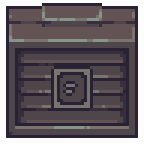
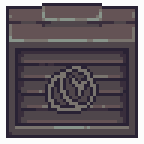
Layered file, before and after one edit (w=144, h=144). Changes by layer:
added layer "plant" above "card" over <box>45,66,99,114</box>
hid "chip" over <box>48,66,96,111</box>
